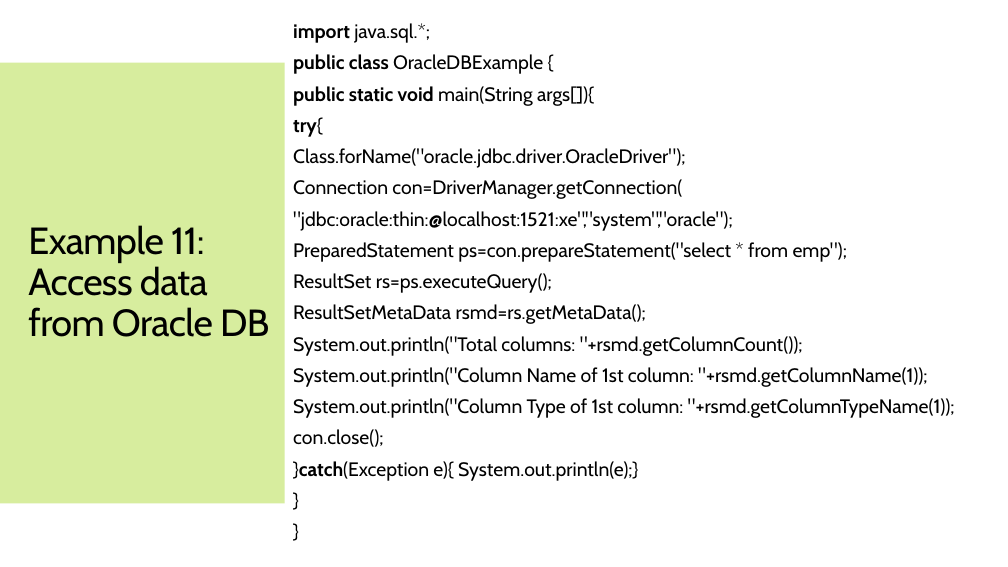
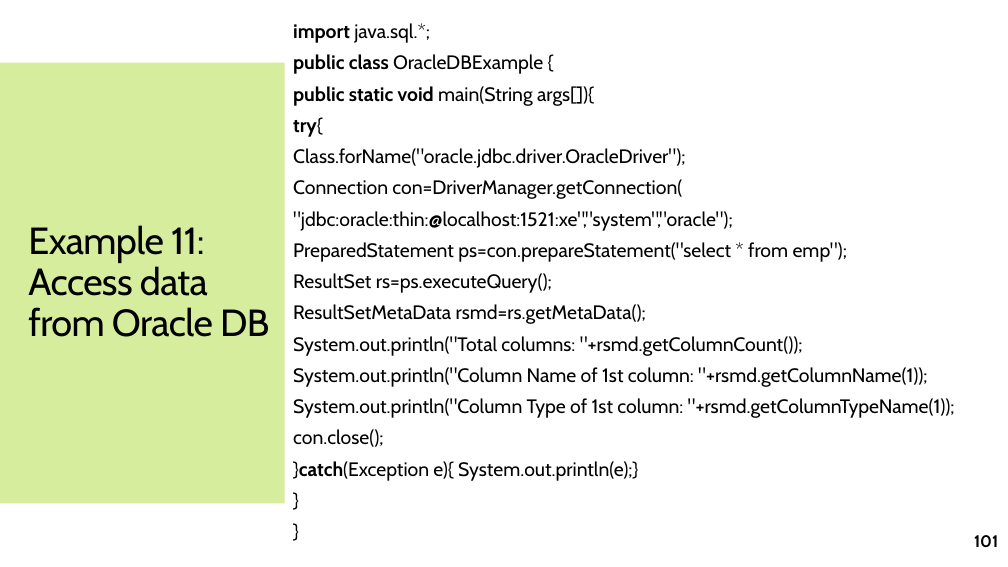
Before and after one commit to jrambasana/AJP2022-code, a slide deck: slide 101 of AJP Slides/AJP - Unit 2 - JDBC.pptx. Drawn at 1008x567 pixels with LibreOffice and Linux fonts; fonts in the diff are those of the drawing. Boxes give left, top, right and bottom in pixels: in the first picture for what was removed or moved away, otherwise in the second. Text is boxed around its words. In the diff, an @@ line names an element or a change of style, - is before the commit and + after.

```diff
--- a/AJP Slides/AJP - Unit 2 - JDBC.pptx
+++ b/AJP Slides/AJP - Unit 2 - JDBC.pptx
@@ page number added at bbox=[974, 535, 998, 547], 16 pt, text #000000, bold @@
+101
```
Also in this commit, not shown: 106 other slides changed, 11 other files.
